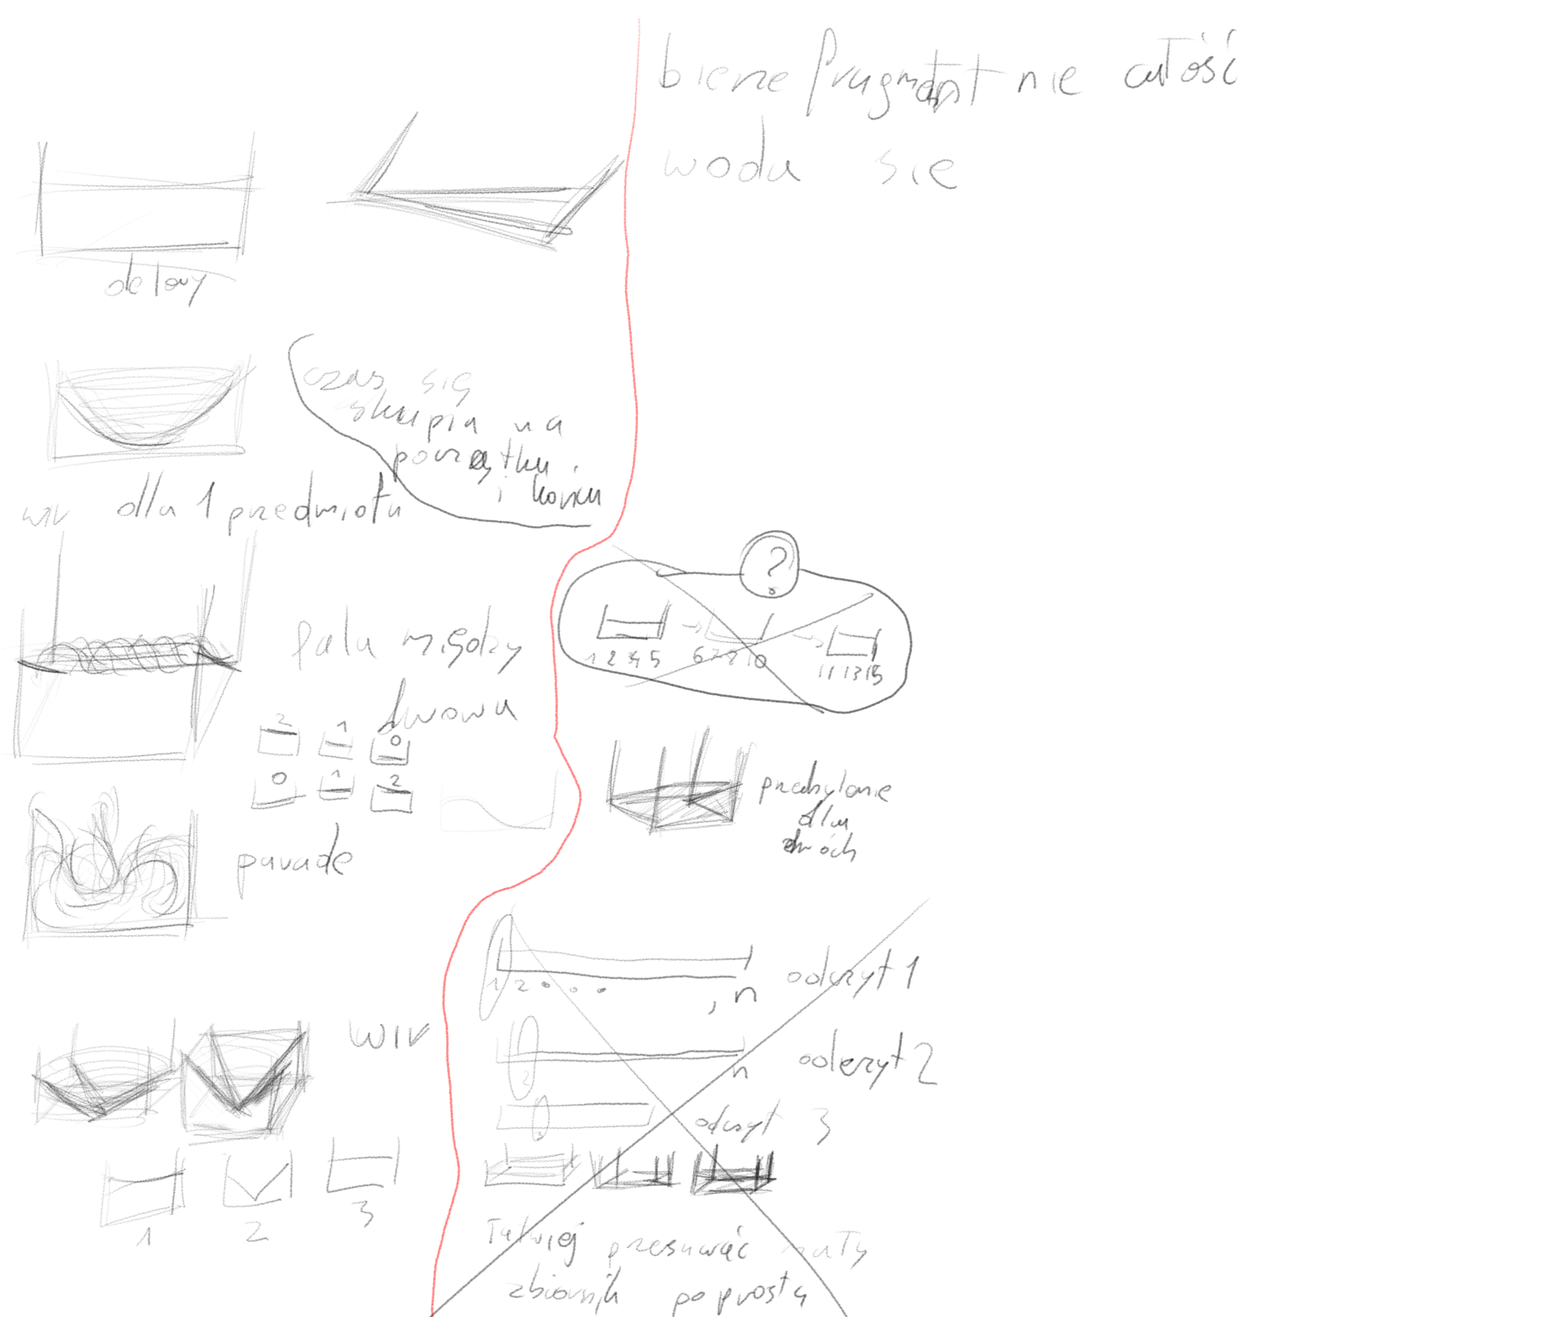
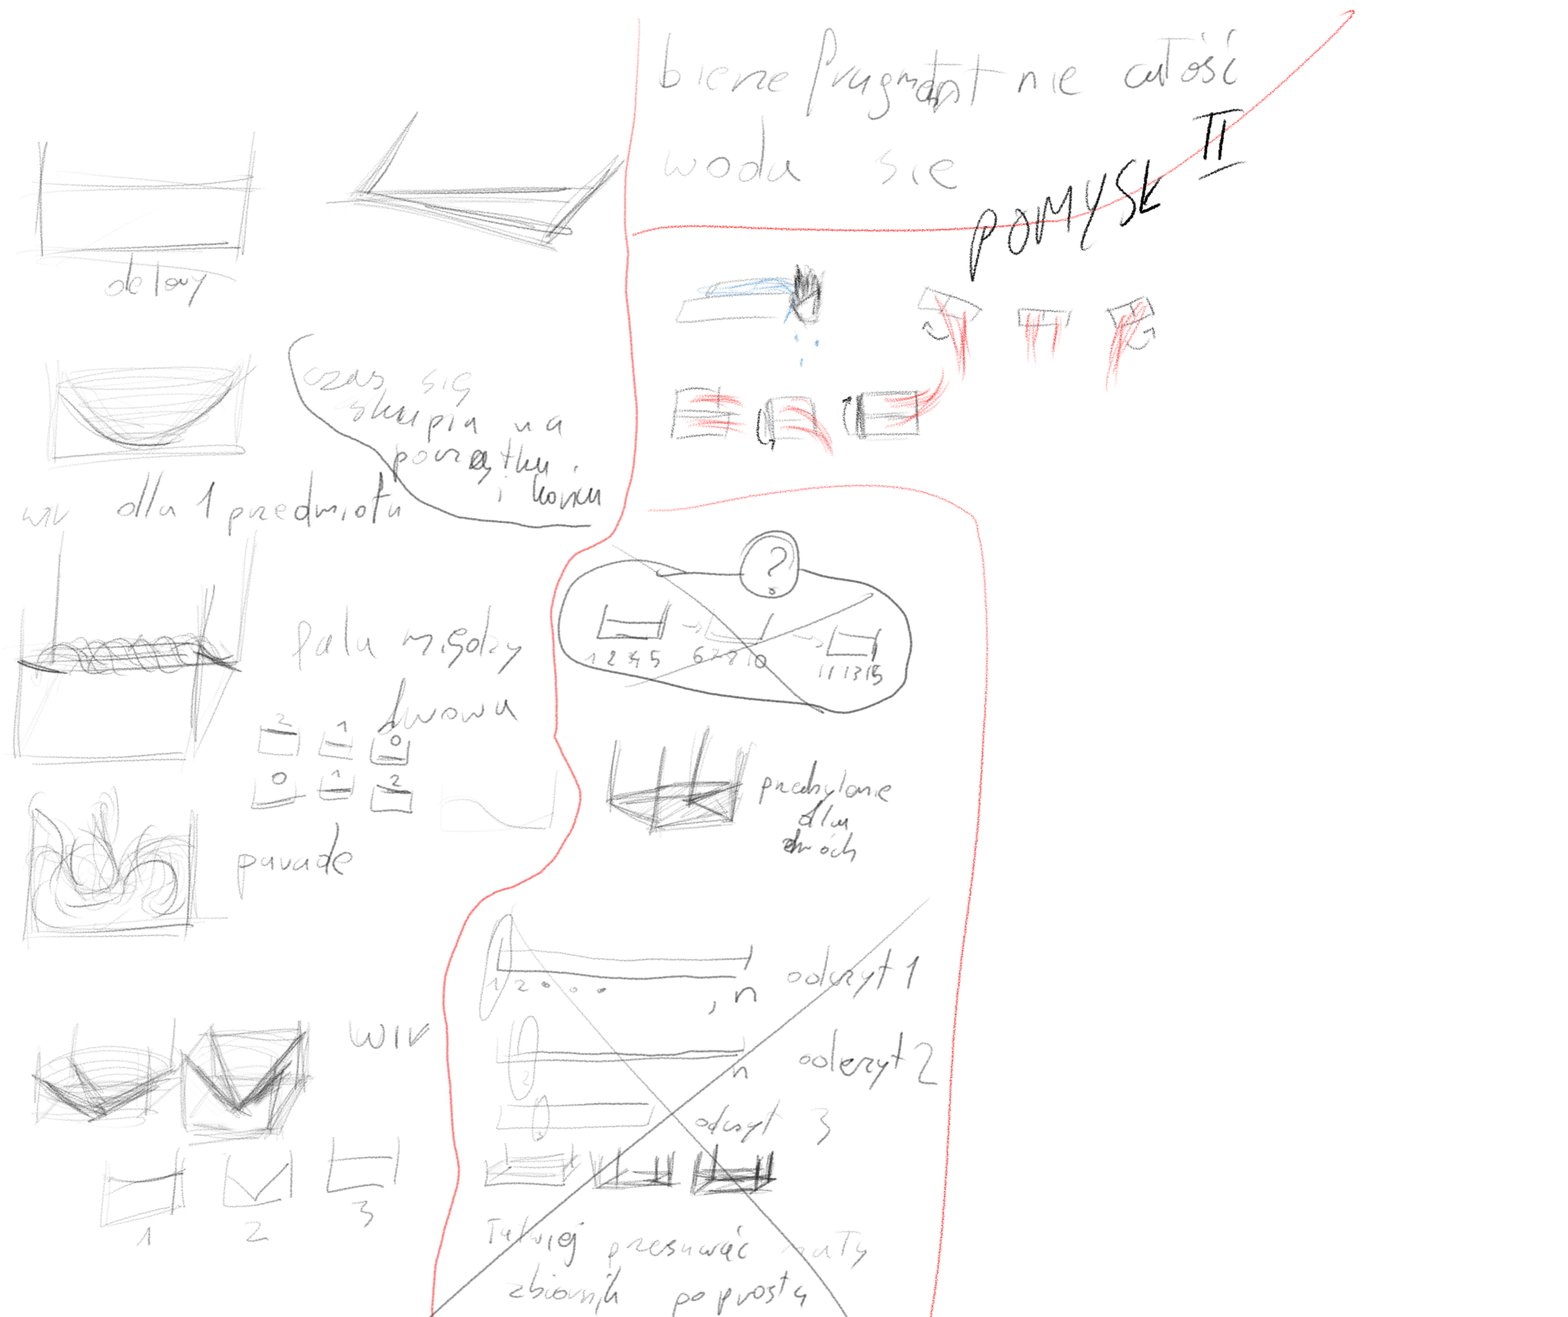
Comparing the layer stacks of the two 1568x1317 images. Changes:
pixels changed over [631, 9, 1356, 1317] (layer not identified)